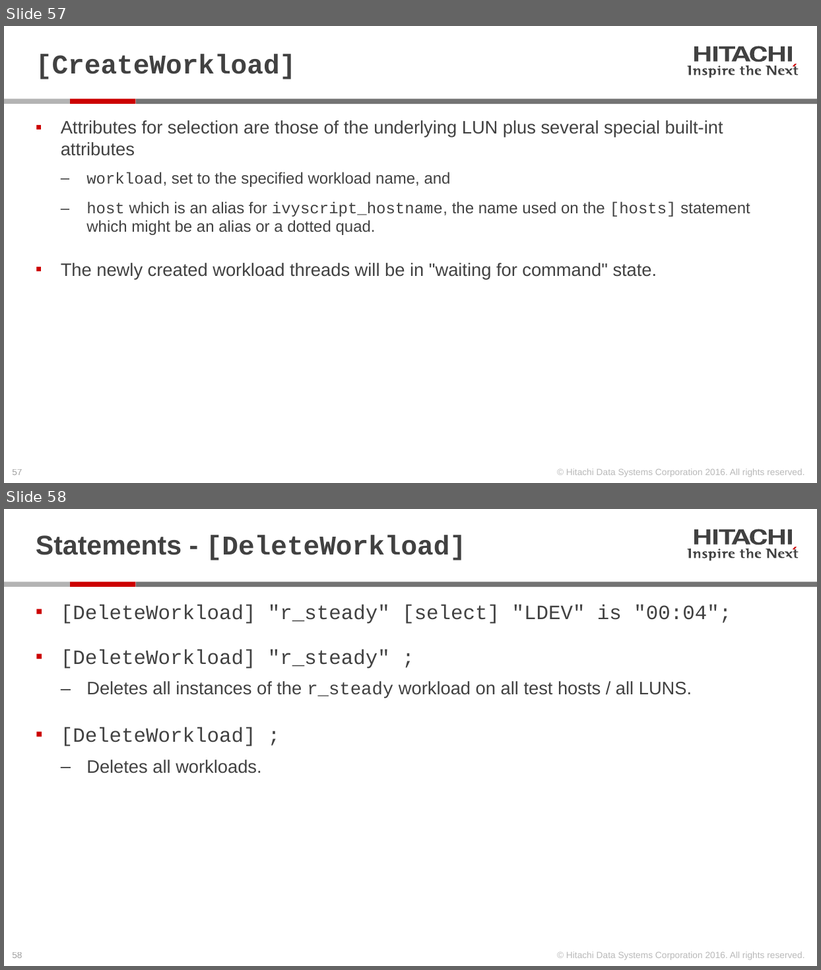
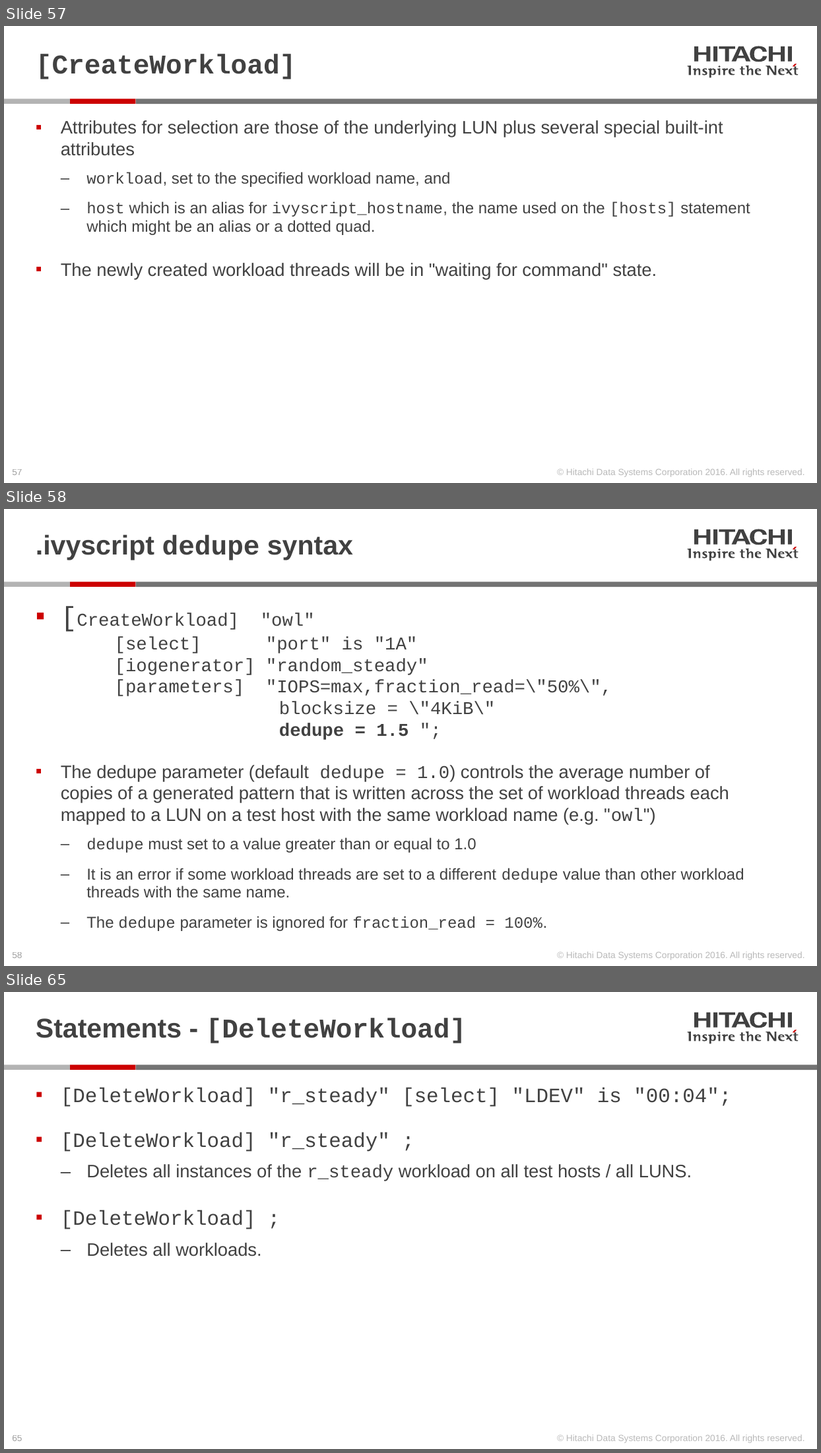
Before and after one commit to Hitachi-Data-Systems/ivy, a slide deck: doc/Programming ivy reference.pptx. Shown one above the other, each under a label of ours: slides 57 and 58 before the commit, slides 57, 58 and 65 after it; the slides between them are not shown. The pictures are 821x970 and 821x1453 pixels, drawn with LibreOffice and Linux fonts; fonts in the diff are those of the drawing. Boxes give left, top, right and bottom in pixels: in the first picture for what was removed or moved away, otherwise in the second. Text is boxed around its words. In the diff, an @@ line names an element or a change of style, - is before the commit and + after.

```diff
--- a/doc/Programming ivy reference.pptx
+++ b/doc/Programming ivy reference.pptx
@@ slide 58 added at bbox=[4, 509, 817, 966], background #FFFFFF; not listed: 28 template elements that a slide beside it also shows @@
@@ title added at bbox=[36, 535, 353, 560], 24 pt, text #414141, bold @@
+.ivyscript dedupe syntax
@@ text added at bbox=[61, 613, 745, 931], 16 pt, text #414141 @@
+▪ [CreateWorkload] "owl"
+  [select] "port" is "1A"
+  [iogenerator] "random_steady"
+  [parameters] "IOPS=max,fraction_read=\"50%\",
+  blocksize = \"4KiB\"
+  dedupe = 1.5 ";
+▪ The dedupe parameter (default dedupe = 1.0) controls the average number of copies of a generated pattern that is written across the set of workload threads each mapped to a LUN on a test host with the same workload name (e.g. "owl")
+  ‒ dedupe must set to a value greater than or equal to 1.0
+  ‒ It is an error if some workload threads are set to a different dedupe value than other workload threads with the same name.
+  ‒ The dedupe parameter is ignored for fraction_read = 100%.
@@ what was slide 58 is now slide 65 @@
@@ page number at bbox=[12, 1436, 22, 1441]: text changed @@
-58
+65
```
Also in this commit, not shown: 1 slide changed, 6 other slides added, 4 other files.
